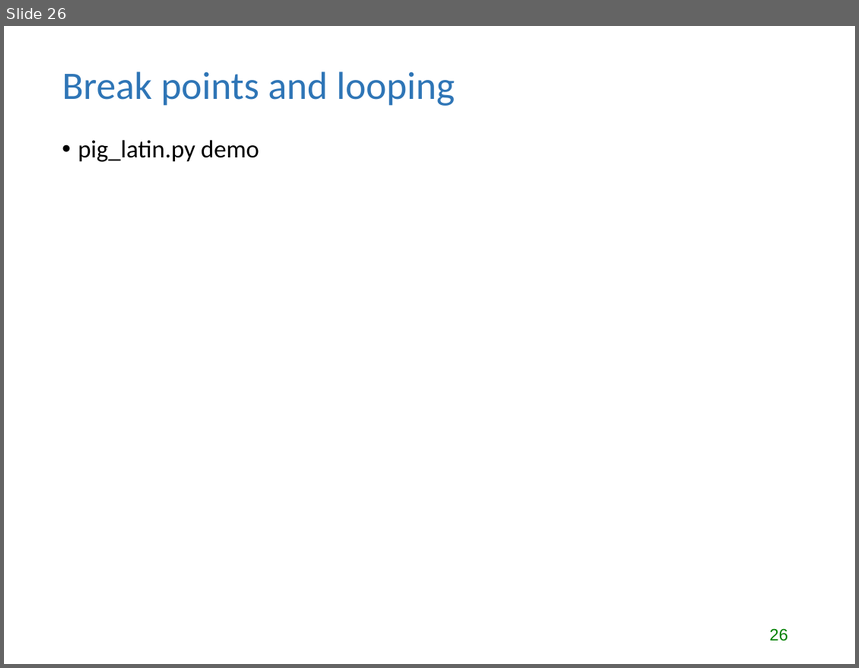
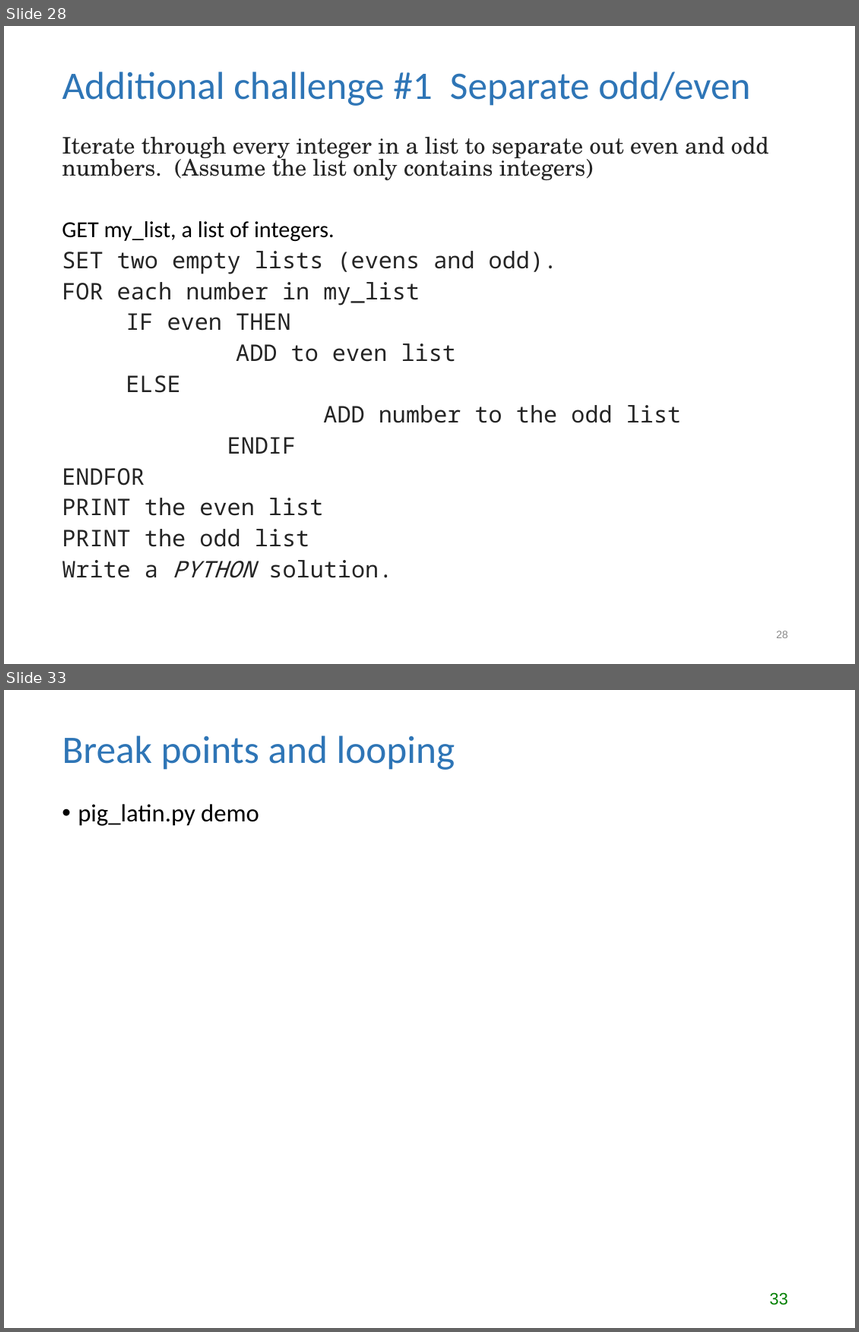
Before and after one commit to lgtateos/gis540, a slide deck: slides/looping.ppt. Shown one above the other, each under a label of ours: slide 26 before the commit, slides 28 and 33 after it; the slides between them are not shown. The pictures are 859x668 and 859x1332 pixels, drawn with LibreOffice and Linux fonts; fonts in the diff are those of the drawing. Boxes give left, top, right and bottom in pixels: in the first picture for what was removed or moved away, otherwise in the second. Text is boxed around its words. In the diff, an @@ line names an element or a change of style, - is before the commit and + after.

```diff
--- a/slides/looping.ppt
+++ b/slides/looping.ppt
@@ slide 28 added at box(4, 26, 855, 664), background #FFFFFF @@
@@ title added at box(63, 72, 750, 106), 33 pt, text #2E75B6 @@
+Additional challenge #1 Separate odd/even
@@ text added at box(62, 136, 769, 579), 19.4 pt, text #242424 @@
+Iterate through every integer in a list to separate out even and odd numbers. (Assume the list only contains integers)
+GET my_list, a list of integers.
+SET two empty lists (evens and odd).
+FOR each number in my_list
+IF even THEN
+ADD to even list
+ELSE
+ADD number to the odd list
+ENDIF
+ENDFOR
+PRINT the even list
+PRINT the odd list
+Write a PYTHON solution.
@@ page number added at box(776, 631, 788, 639), 9 pt, text #898989 @@
+28
@@ what was slide 26 is now slide 33 @@
@@ page number at box(770, 1293, 788, 1306): text changed @@
-26
+33
```
Also in this commit, not shown: 10 slides changed, 6 other slides added.
